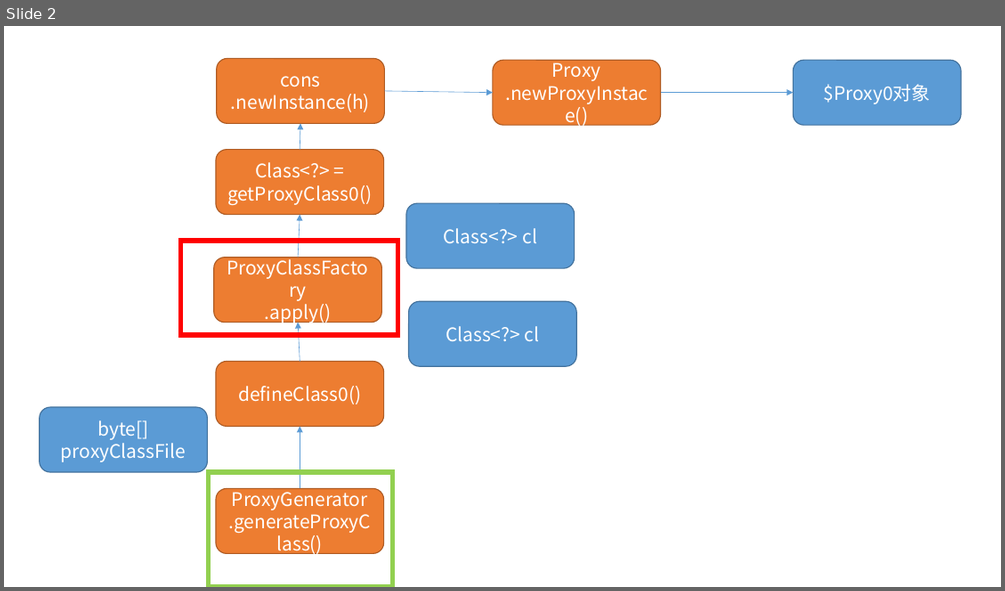
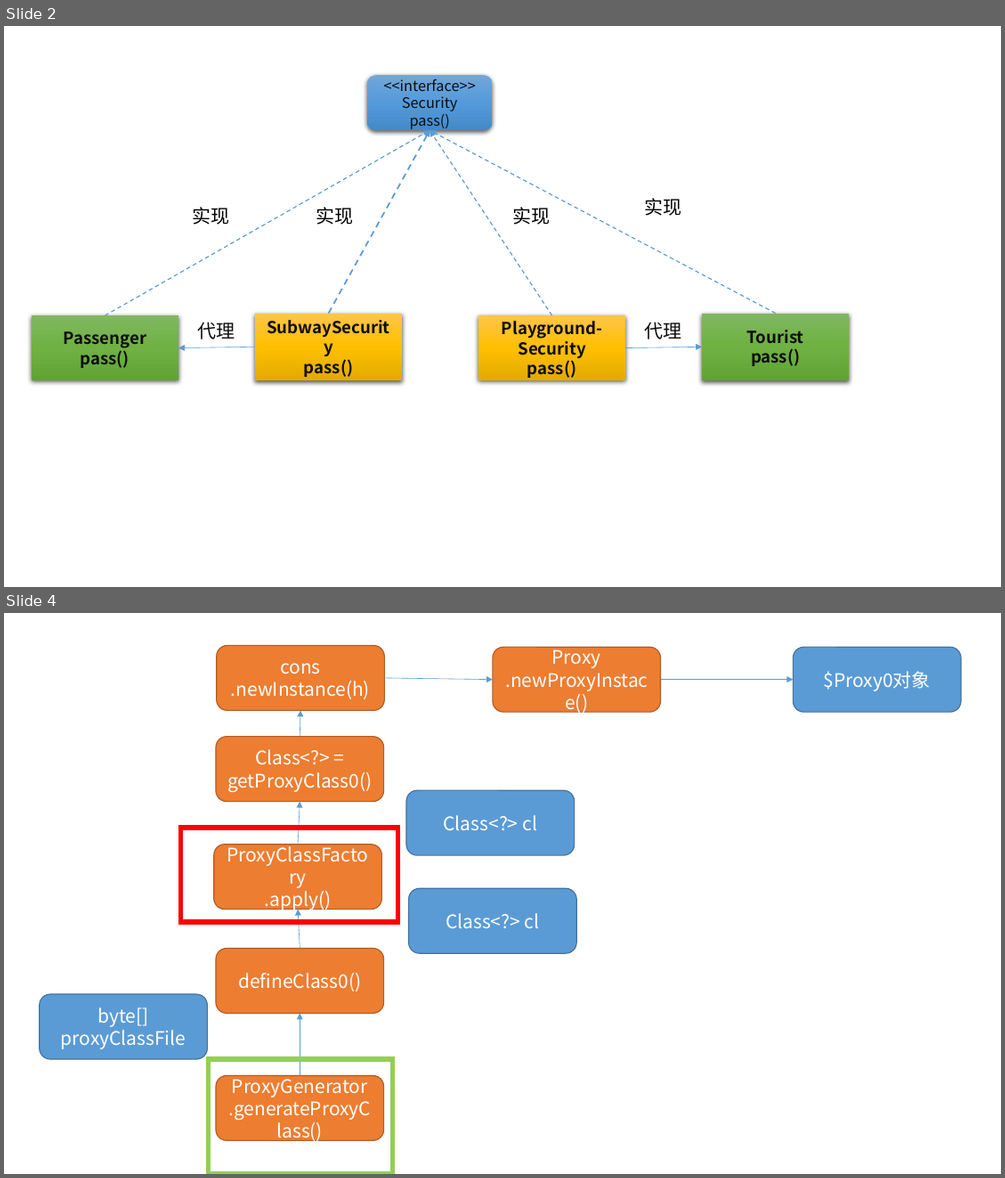
Before and after one commit to StephenHuge/MyCodesBackup, a slide deck: MySpring/代理模式.pptx. Shown one above the other, each under a label of ours: slide 2 before the commit, slides 2 and 4 after it; the slides between them are not shown. The pictures are 1005x591 and 1005x1178 pixels, drawn with LibreOffice and Linux fonts; fonts in the diff are those of the drawing. Boxes give left, top, right and bottom in pixels: in the first picture for what was removed or moved away, otherwise in the second. Text is boxed around its words. In the diff, an @@ line names an element or a change of style, - is before the commit and + after.

```diff
--- a/MySpring/代理模式.pptx
+++ b/MySpring/代理模式.pptx
@@ slide 2 added at bbox=[4, 26, 1001, 587], background #FFFFFF @@
@@ rounded rectangle added at bbox=[367, 75, 493, 131], fill gradient #71A6DB to #559BDB to #448ACA, 14 pt, text #0D0D0D @@
+<<interface>>
+Security
+pass()
@@ arrow added from (105, 315) to (429, 130), #5B9BD5 1 pt dashed @@
@@ arrow added from (329, 313) to (429, 130), #5B9BD5 1.5 pt dashed @@
@@ arrow added from (552, 315) to (429, 130), #5B9BD5 1 pt dashed @@
@@ arrow added from (776, 313) to (429, 130), #5B9BD5 1 pt dashed @@
@@ text added at bbox=[192, 207, 229, 224], 18 pt, text #000000 @@
+实现
@@ text added at bbox=[316, 207, 353, 224], 18 pt, text #000000 @@
+实现
@@ text added at bbox=[513, 207, 550, 224], 18 pt, text #000000 @@
+实现
@@ text added at bbox=[644, 198, 681, 216], 18 pt, text #000000 @@
+实现
@@ rectangle added at bbox=[32, 315, 178, 380], fill gradient #81B861 to #6FB242 to #62A336, 16 pt, text #0D0D0D, bold @@
+Passenger
+pass()
@@ rectangle added at bbox=[255, 313, 402, 380], fill gradient #FFC64B to #FFC000 to #E3AB00, 16 pt, text #0D0D0D, bold @@
+SubwaySecurity
+pass()
@@ rectangle added at bbox=[479, 315, 625, 380], fill gradient #FFC64B to #FFC000 to #E3AB00, 16 pt, text #0D0D0D, bold @@
+Playground-
+Security
+pass()
@@ rectangle added at bbox=[703, 313, 849, 380], fill gradient #81B861 to #6FB242 to #62A336, 16 pt, text #0D0D0D, bold @@
+Tourist
+pass()
@@ text added at bbox=[197, 321, 235, 339], 18 pt, text #0D0D0D @@
+代理
@@ text added at bbox=[644, 321, 681, 339], 18 pt, text #0D0D0D @@
+代理
@@ arrow added from (255, 346) to (178, 347), #5B9BD5 0.5 pt @@
@@ arrow added from (625, 347) to (703, 346), #5B9BD5 0.5 pt @@
@@ what was slide 2 is now slide 4 @@
```
Also in this commit, not shown: 1 slide changed, 1 other slide added.
